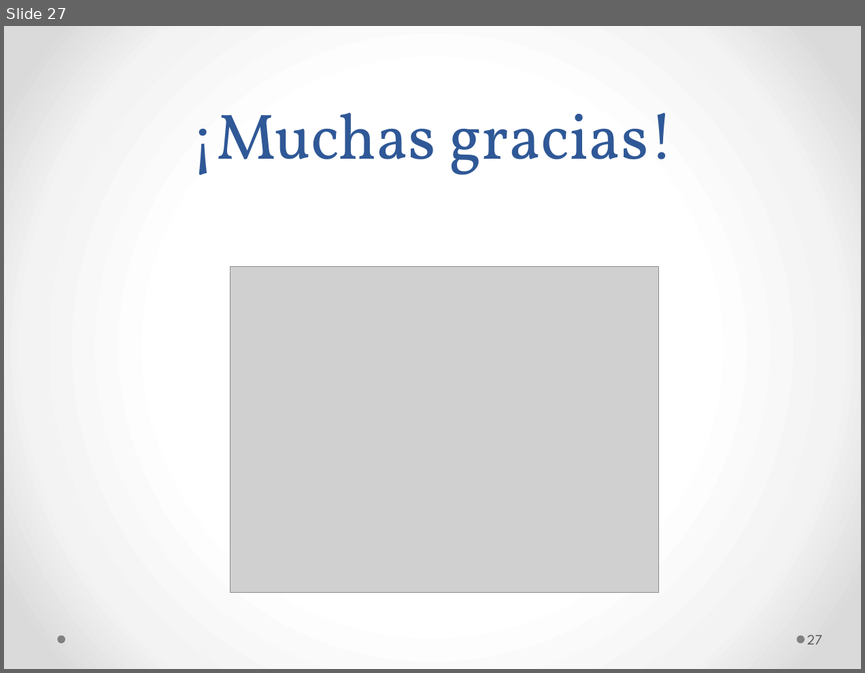
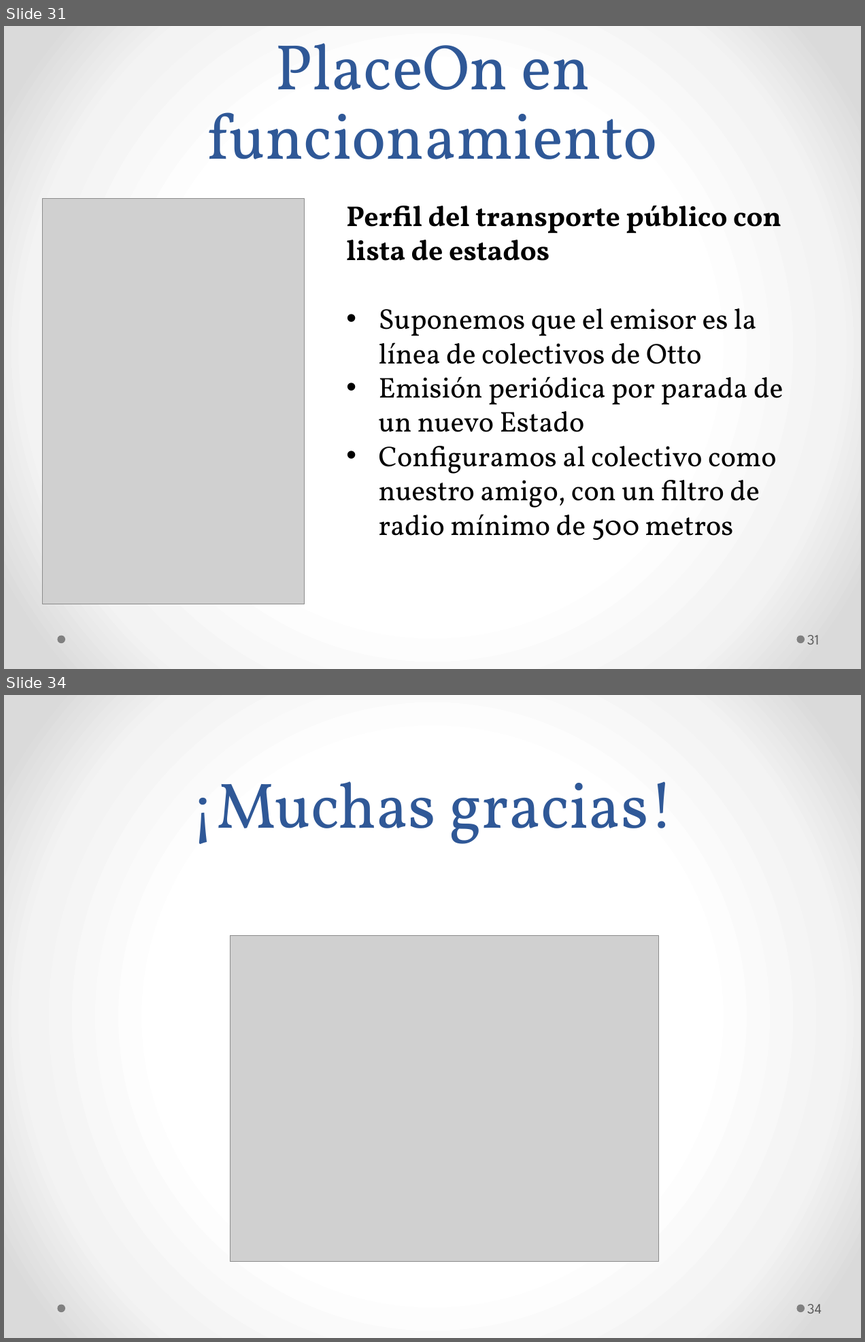
Before and after one commit to ygd182/placeon, a slide deck: Informes/PlaceOn.pptx. Shown one above the other, each under a label of ours: slide 27 before the commit, slides 31 and 34 after it; the slides between them are not shown. The pictures are 865x673 and 865x1342 pixels, drawn with LibreOffice and Linux fonts; fonts in the diff are those of the drawing; grey boxes stand for pictures. Boxes give left, top, right and bottom in pixels: in the first picture for what was removed or moved away, otherwise in the second. Text is boxed around its words. In the diff, an @@ line names an element or a change of style, - is before the commit and + after.

```diff
--- a/Informes/PlaceOn.pptx
+++ b/Informes/PlaceOn.pptx
@@ slide 31 added at (4, 26, 861, 669), background gradient #FFFFFF to #F4F4F4 to #DADADA; not listed: 2 template elements that a slide beside it also shows @@
@@ title added at (207, 43, 657, 159), 54 pt, text #2F5897 @@
+PlaceOn en funcionamiento
@@ picture added at (43, 198, 304, 603) @@
@@ text added at (346, 205, 783, 540), 24 pt, text #000000 @@
+Perfil del transporte público con lista de estados
+• Suponemos que el emisor es la línea de colectivos de Otto
+• Emisión periódica por parada de un nuevo Estado
+• Configuramos al colectivo como nuestro amigo, con un filtro de radio mínimo de 500 metros
@@ page number added at (807, 635, 819, 644), 12 pt, text #595959 @@
+31
@@ what was slide 27 is now slide 34 @@
@@ page number at (807, 1304, 821, 1313): text changed @@
-27
+34
```
Also in this commit, not shown: 9 slides changed, 6 other slides added.
